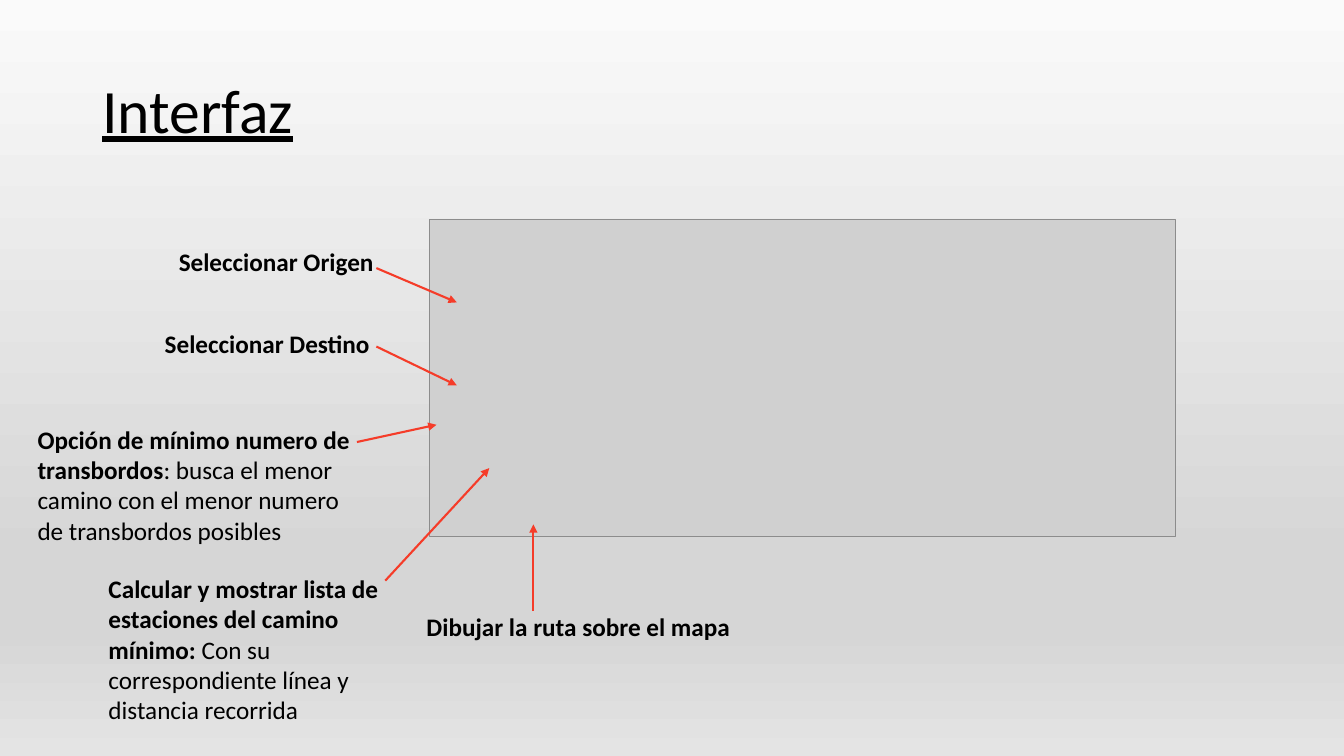
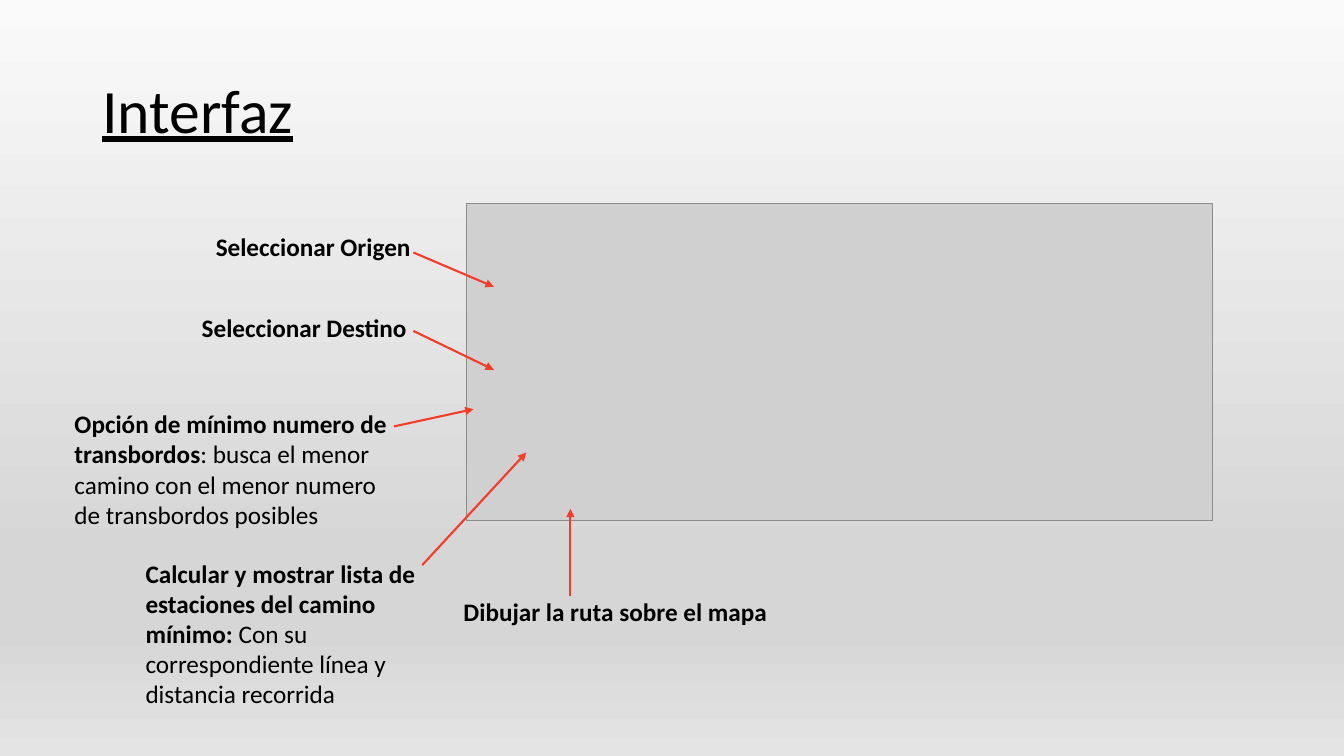
Before and after one commit to AGarciaCast/MetroJapon, a slide deck: slide 19 of PresentacionMetro.pptx. Drawn at 1344x756 pixels with LibreOffice and Linux fonts; fonts in the diff are those of the drawing; grey boxes stand for pictures. Boxes give left, top, right and bottom in pixels: in the first picture for what was removed or moved away, otherwise in the second. Text is boxed around its words. In the diff, an @@ line names an element or a change of style, - is before the commit and + after.

```diff
--- a/PresentacionMetro.pptx
+++ b/PresentacionMetro.pptx
@@ 4 arrows, 3 texts, 1 picture moved together from (x1=108, y1=220, x2=1176, y2=719) to (x1=146, y1=204, x2=1213, y2=703) @@
@@ 2 texts, 1 arrow moved together from (x1=38, y1=431, x2=730, y2=641) to (x1=74, y1=415, x2=767, y2=626) @@
```
Also in this commit, not shown: 8 other slides changed.
